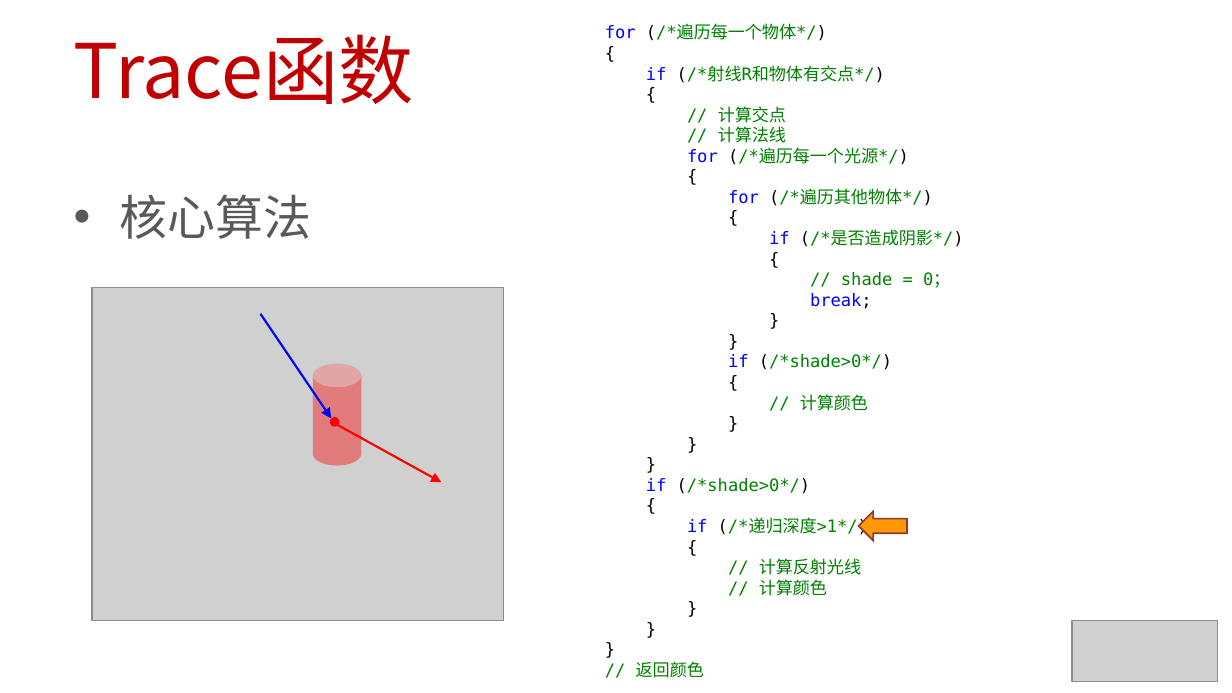
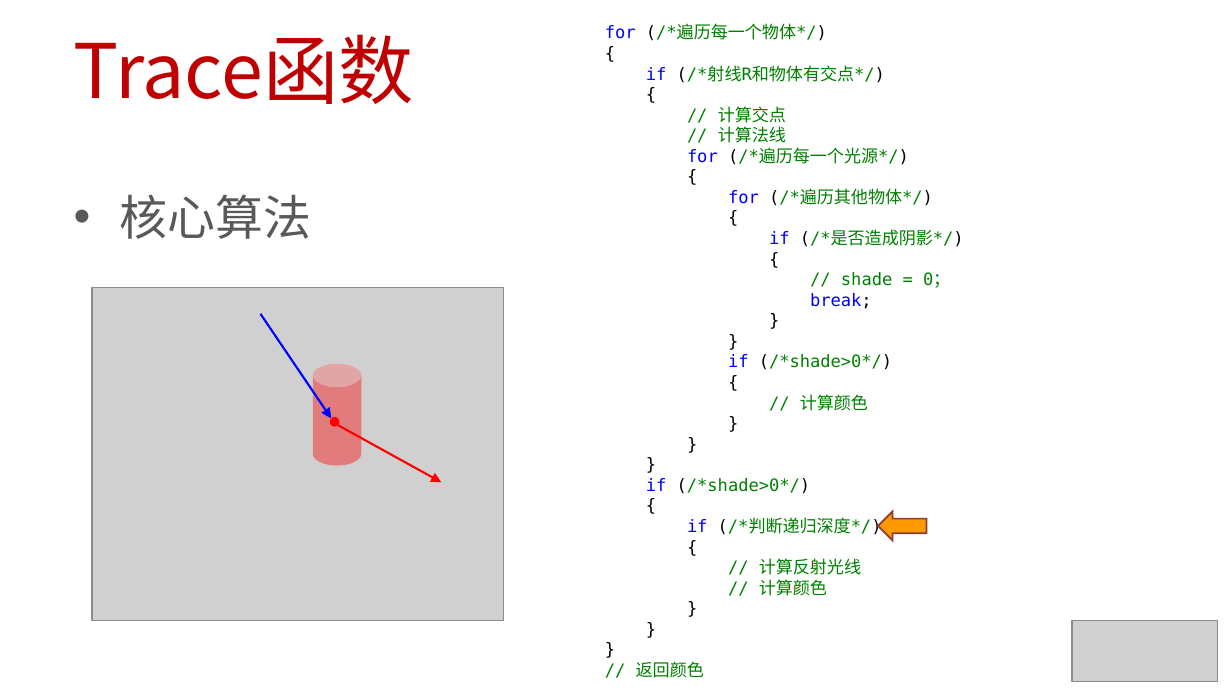
Before and after one commit to EDUCourseSeries/TheoryAndPracticeOfRaytracing, a slide deck: slide 9 of PPT/31_光线追踪_OO结构_光线追踪器.pptx. Drawn at 1232x693 pixels with LibreOffice and Linux fonts; fonts in the diff are those of the drawing; grey boxes stand for pictures. Boxes give left, top, right and bottom in pixels: in the first picture for what was removed or moved away, otherwise in the second. Text is boxed around its words. In the diff, an @@ line names an element or a change of style, - is before the commit and + after.

```diff
--- a/PPT/31_光线追踪_OO结构_光线追踪器.pptx
+++ b/PPT/31_光线追踪_OO结构_光线追踪器.pptx
@@ text at <box>687,519,882,535</box>: text changed @@
-if (/*递归深度>1*/)
+if (/*判断递归深度*/)
@@ down arrow: place and size @@
-down arrow at <box>859,511,907,540</box>
+down arrow at <box>878,511,926,540</box>
```
Also in this commit, not shown: 6 other slides changed, 6 other files.
